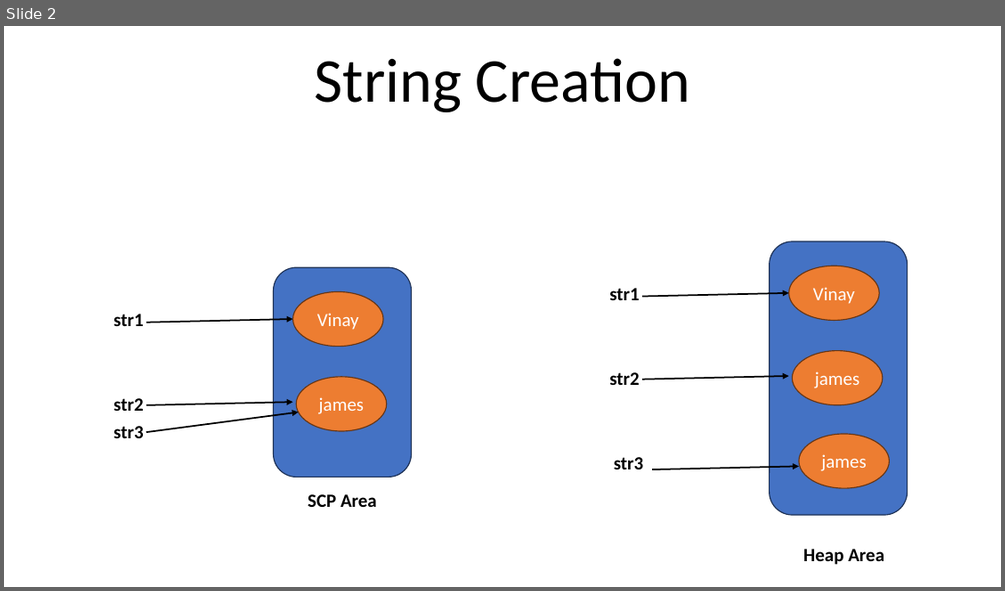
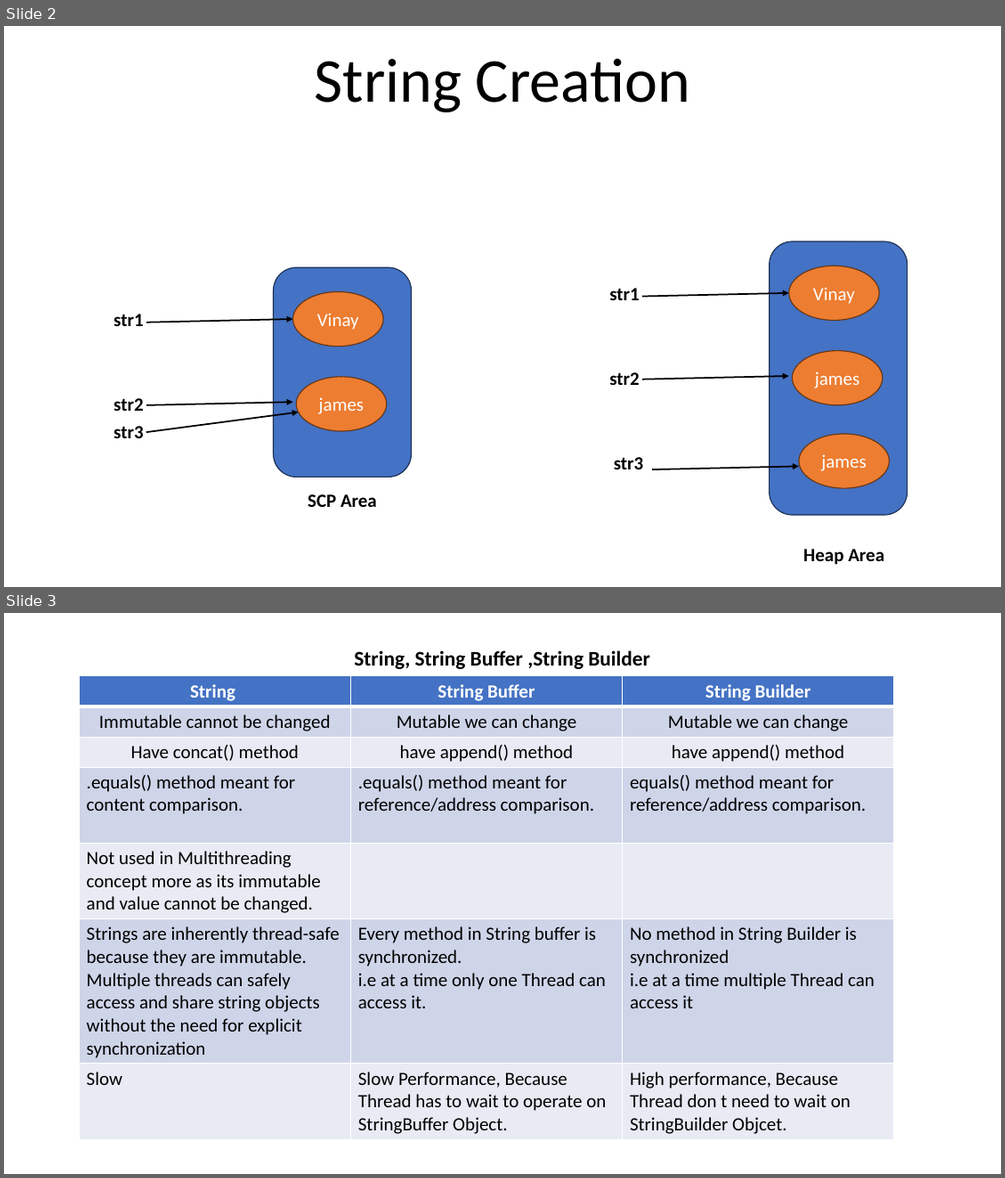
Before and after one commit to VinayTShetty/Tution-Java-Notes, a slide deck: CoreJava/12_Miscellaenous/3_String/String_ppt.pptx. Shown one above the other, each under a label of ours: slide 2 before the commit, slides 2 and 3 after it. The pictures are 1005x591 and 1005x1178 pixels, drawn with LibreOffice and Linux fonts; fonts in the diff are those of the drawing. Boxes give left, top, right and bottom in pixels: in the first picture for what was removed or moved away, otherwise in the second. Text is boxed around its words. In the diff, an @@ line names an element or a change of style, - is before the commit and + after.

```diff
--- a/CoreJava/12_Miscellaenous/3_String/String_ppt.pptx
+++ b/CoreJava/12_Miscellaenous/3_String/String_ppt.pptx
@@ slide 3 added at [4, 613, 1001, 1174], background #FFFFFF @@
@@ title added at [354, 650, 650, 669], 20 pt, text #000000, bold @@
+String, String Buffer ,String Builder
@@ table added at [79, 676, 893, 1137], 7 rows, 3 columns @@
+String | String Buffer | String Builder
+Immutable cannot be changed | Mutable we can change | Mutable we can change
+Have concat() method | have append() method | have append() method
+.equals() method meant for content comparison. | .equals() method meant for reference/address comparison. | equals() method meant for reference/address comparison.
+Not used in Multithreading concept more as its immutable and value cannot be changed. |  | 
+Strings are inherently thread-safe because they are immutable. Multiple threads can safely access and share string objects without the need for explicit synchronization | Every method in String buffer is synchronized. i.e at a time only one Thread can access it. | No method in String Builder is synchronized / i.e at a time multiple Thread can access it
+Slow | Slow Performance, Because Thread has to wait to operate on StringBuffer Object. | High performance, Because Thread don t need to wait on StringBuilder Objcet.
```
Also in this commit, not shown: 1 other slide added, 5 other files.
